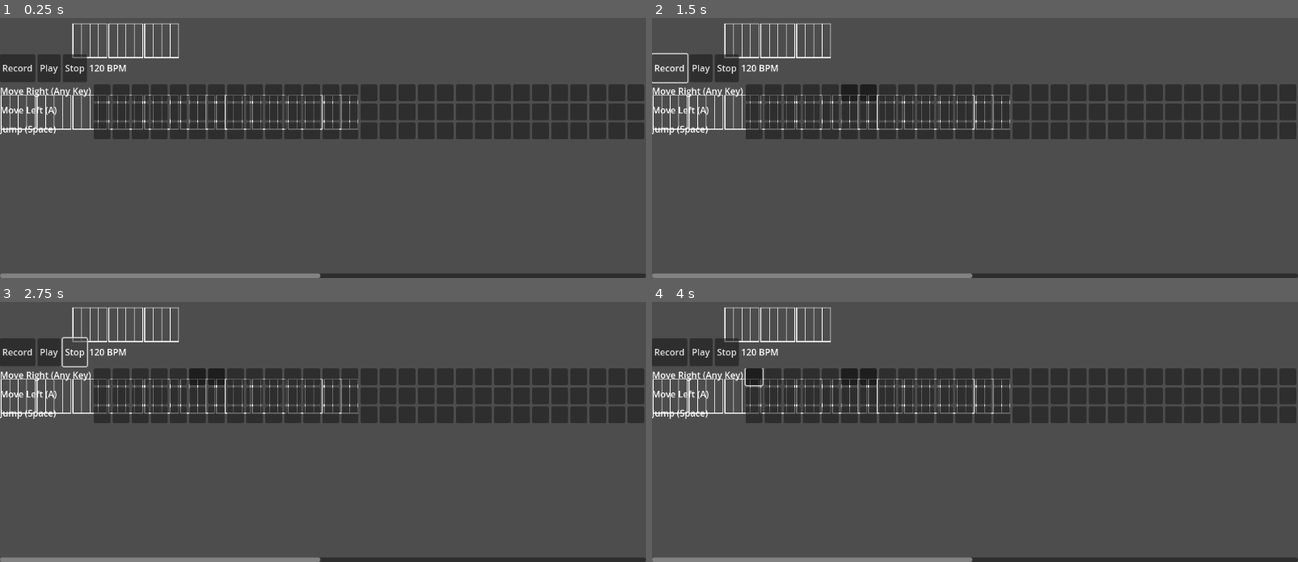
Above: before the commit, frames 1-4 (two rows, left to right).
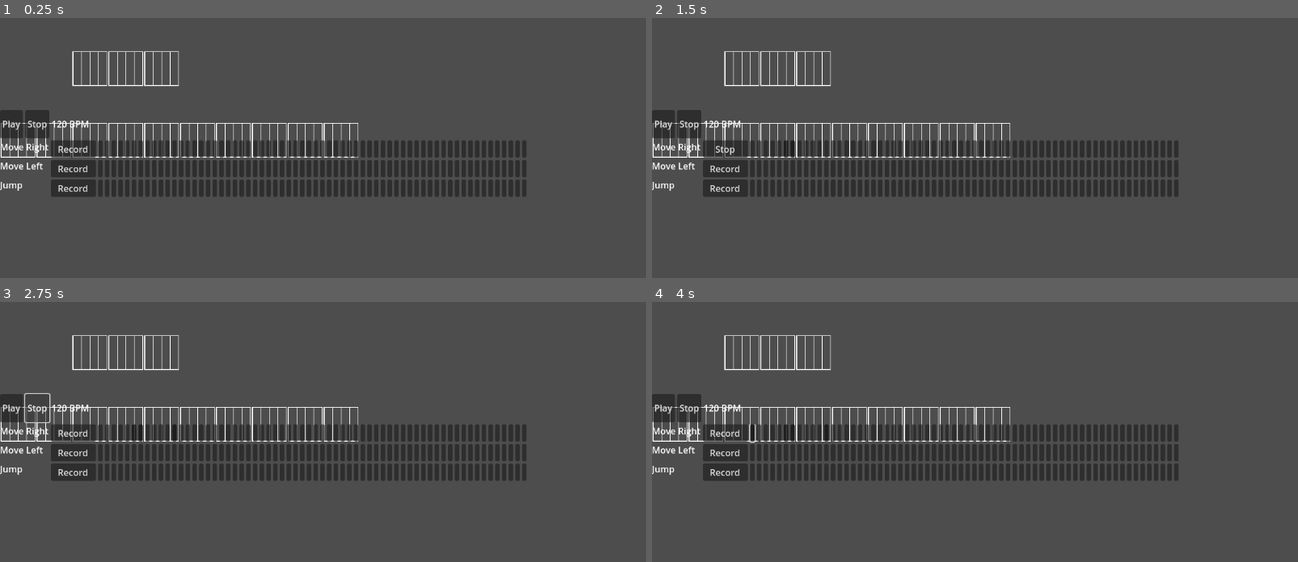
Above: after the commit, the same moments.

Repository: eac-nathan-price/gmtk2025-loop
Game: Godot game, scene res://main.tscn
Same seed, same stepped clock (60 frames per second), same inputs: the game is played once before the commit and once after it.
Inputs (mouse positions are in pixels of both pictures, inside the frame that each line leads up to):
- Up to frame 1 (0.25 s): no input
- Up to frame 2 (1.5 s): click "Record" at 0.5 s; click (684, 67) at 1.25 s, where only the run before the commit has a clickable "Stop Recording"
- Up to frame 3 (2.75 s): click "Stop" at 2 s
- Up to frame 4 (4 s): click (755, 377) at 2.77 s; click (755, 432) at 3.52 s

The runs differ from the first frame. In frame 1, 28% of the frame differs, in the area x 0-100%, y 1-100%; in frame 2, 28%; in frame 3, 28%; in frame 4, 28%.

Commit message:
timeline

Diff:
--- a/main.tscn
+++ b/main.tscn
@@ -46,7 +46,7 @@
 layout_mode = 1
 anchors_preset = 10
 anchor_right = 1.0
-offset_bottom = 400.0
+offset_bottom = 500.0
 stretch = true
 
 [node name="SubViewport" type="SubViewport" parent="TopHalf"]
@@ -87,15 +87,11 @@
 anchor_top = 1.0
 anchor_right = 1.0
 anchor_bottom = 1.0
-offset_top = -400.0
+offset_top = -300.0
 
 [node name="DAWHeader" type="HBoxContainer" parent="BottomHalf"]
 layout_mode = 2
 custom_minimum_size = Vector2(0, 50)
-
-[node name="RecordButton" type="Button" parent="BottomHalf/DAWHeader"]
-layout_mode = 2
-text = "Record"
 
 [node name="PlayButton" type="Button" parent="BottomHalf/DAWHeader"]
 layout_mode = 2
@@ -115,7 +111,7 @@
 
 [node name="TimelineGrid" type="GridContainer" parent="BottomHalf/TimelineContainer"]
 layout_mode = 2
-columns = 17
+columns = 65
 
 [node name="TrackLabels" type="VBoxContainer" parent="BottomHalf/TimelineContainer/TimelineGrid"]
 layout_mode = 2
@@ -123,17 +119,17 @@
 
 [node name="MoveRightLabel" type="Label" parent="BottomHalf/TimelineContainer/TimelineGrid/TrackLabels"]
 layout_mode = 2
-text = "Move Right (Any Key)"
+text = "Move Right"
 custom_minimum_size = Vector2(0, 30)
 
 [node name="MoveLeftLabel" type="Label" parent="BottomHalf/TimelineContainer/TimelineGrid/TrackLabels"]
 layout_mode = 2
-text = "Move Left (A)"
+text = "Move Left"
 custom_minimum_size = Vector2(0, 30)
 
 [node name="JumpLabel" type="Label" parent="BottomHalf/TimelineContainer/TimelineGrid/TrackLabels"]
 layout_mode = 2
-text = "Jump (Space)"
+text = "Jump"
 custom_minimum_size = Vector2(0, 30)
 
 [node name="TimelineTracks" type="VBoxContainer" parent="BottomHalf/TimelineContainer/TimelineGrid"]
@@ -144,12 +140,27 @@
 layout_mode = 2
 custom_minimum_size = Vector2(0, 30)
 
+[node name="RecordRightButton" type="Button" parent="BottomHalf/TimelineContainer/TimelineGrid/TimelineTracks/MoveRightTrack"]
+layout_mode = 2
+text = "Record"
+custom_minimum_size = Vector2(80, 30)
+
 [node name="MoveLeftTrack" type="HBoxContainer" parent="BottomHalf/TimelineContainer/TimelineGrid/TimelineTracks"]
 layout_mode = 2
 custom_minimum_size = Vector2(0, 30)
+
+[node name="RecordLeftButton" type="Button" parent="BottomHalf/TimelineContainer/TimelineGrid/TimelineTracks/MoveLeftTrack"]
+layout_mode = 2
+text = "Record"
+custom_minimum_size = Vector2(80, 30)
 
 [node name="JumpTrack" type="HBoxContainer" parent="BottomHalf/TimelineContainer/TimelineGrid/TimelineTracks"]
 layout_mode = 2
 custom_minimum_size = Vector2(0, 30)
 
+[node name="RecordJumpButton" type="Button" parent="BottomHalf/TimelineContainer/TimelineGrid/TimelineTracks/JumpTrack"]
+layout_mode = 2
+text = "Record"
+custom_minimum_size = Vector2(80, 30)
+
 [node name="ClickTrack" type="AudioStreamPlayer" parent="."]
--- a/scripts/main_controller.gd
+++ b/scripts/main_controller.gd
@@ -11,7 +11,6 @@
 var beat_time = 60.0 / bpm
 var sixteenth_note_time = beat_time / 4.0
 var current_time = 0.0
-var is_recording = false
 var is_playing = false
 var recording_start_time = 0.0
 var recording_elapsed_time = 0.0
@@ -23,6 +22,13 @@
 	"jump": []
 }
 
+# Recording state for each track
+var recording_tracks = {
+	"move_right": false,
+	"move_left": false,
+	"jump": false
+}
+
 # Input mapping - we'll use any key press for recording
 var input_map = {
 	"move_right": "ui_right",
@@ -31,11 +37,15 @@
 }
 
 # UI References
-@onready var record_button = $BottomHalf/DAWHeader/RecordButton
 @onready var play_button = $BottomHalf/DAWHeader/PlayButton
 @onready var stop_button = $BottomHalf/DAWHeader/StopButton
 @onready var bpm_display = $BottomHalf/DAWHeader/BPMDisplay
 @onready var click_track = $ClickTrack
+
+# Record buttons for each track
+@onready var record_right_button = $BottomHalf/TimelineContainer/TimelineGrid/TimelineTracks/MoveRightTrack/RecordRightButton
+@onready var record_left_button = $BottomHalf/TimelineContainer/TimelineGrid/TimelineTracks/MoveLeftTrack/RecordLeftButton
+@onready var record_jump_button = $BottomHalf/TimelineContainer/TimelineGrid/TimelineTracks/JumpTrack/RecordJumpButton
 
 # Character reference
 @onready var character = $TopHalf/SubViewport/GameWorld/CharacterBody2D
@@ -51,7 +61,9 @@
 			tracks[track_name].append(false)
 
 	# Setup UI
-	record_button.pressed.connect(_on_record_pressed)
+	record_right_button.pressed.connect(_on_record_right_pressed)
+	record_left_button.pressed.connect(_on_record_left_pressed)
+	record_jump_button.pressed.connect(_on_record_jump_pressed)
 	play_button.pressed.connect(_on_play_pressed)
 	stop_button.pressed.connect(_on_stop_pressed)
 
@@ -78,7 +90,7 @@
 
 		for i in range(total_sixteenth_notes):
 			var button = Button.new()
-			button.custom_minimum_size = Vector2(30, 30)
+			button.custom_minimum_size = Vector2(8, 25)  # Much narrower buttons
 			button.text = ""
 			button.toggle_mode = true
 			button.pressed.connect(_on_timeline_button_pressed.bind(track_name, i))
@@ -90,48 +102,89 @@
 	# The click track will be set up when needed during playback
 	pass
 
-func _on_record_pressed():
-	if not is_recording and not is_playing:
-		_start_recording()
-	elif is_recording:
-		_stop_recording()
+func _on_record_right_pressed():
+	if not is_playing:
+		if not recording_tracks["move_right"]:
+			_start_recording_track("move_right")
+		else:
+			_stop_recording_track("move_right")
+
+func _on_record_left_pressed():
+	if not is_playing:
+		if not recording_tracks["move_left"]:
+			_start_recording_track("move_left")
+		else:
+			_stop_recording_track("move_left")
+
+func _on_record_jump_pressed():
+	if not is_playing:
+		if not recording_tracks["jump"]:
+			_start_recording_track("jump")
+		else:
+			_stop_recording_track("jump")
 
 func _on_play_pressed():
-	if not is_recording and not is_playing:
+	# Check if any track is recording
+	var any_recording = false
+	for track_name in recording_tracks.keys():
+		if recording_tracks[track_name]:
+			any_recording = true
+			break
+
+	if not any_recording and not is_playing:
 		_start_playback()
 	elif is_playing:
 		_stop_playback()
 
 func _on_stop_pressed():
-	if is_recording:
-		_stop_recording()
+	# Stop all recording
+	for track_name in recording_tracks.keys():
+		if recording_tracks[track_name]:
+			_stop_recording_track(track_name)
 	if is_playing:
 		_stop_playback()
 
-func _start_recording():
-	is_recording = true
+func _start_recording_track(track_name):
+	recording_tracks[track_name] = true
 	recording_start_time = Time.get_ticks_msec() / 1000.0
 	recording_elapsed_time = 0.0
-	record_button.text = "Stop Recording"
-	play_button.disabled = true
-
-	# Clear previous recording
-	for track_name in tracks.keys():
-		for i in range(total_sixteenth_notes):
-			tracks[track_name][i] = false
-			timeline_buttons[track_name][i].button_pressed = false
-			timeline_buttons[track_name][i].modulate = Color.WHITE
-
-func _stop_recording():
-	is_recording = false
-	record_button.text = "Record"
-	play_button.disabled = false
+
+	# Update button text
+	match track_name:
+		"move_right":
+			record_right_button.text = "Stop"
+		"move_left":
+			record_left_button.text = "Stop"
+		"jump":
+			record_jump_button.text = "Stop"
+
+	# Clear previous recording for this track
+	for i in range(total_sixteenth_notes):
+		tracks[track_name][i] = false
+		timeline_buttons[track_name][i].button_pressed = false
+		timeline_buttons[track_name][i].modulate = Color.WHITE
+
+func _stop_recording_track(track_name):
+	recording_tracks[track_name] = false
+
+	# Update button text
+	match track_name:
+		"move_right":
+			record_right_button.text = "Record"
+		"move_left":
+			record_left_button.text = "Record"
+		"jump":
+			record_jump_button.text = "Record"
 
 func _start_playback():
 	is_playing = true
 	current_time = 0.0
 	play_button.text = "Stop Playback"
-	record_button.disabled = true
+
+	# Disable all record buttons
+	record_right_button.disabled = true
+	record_left_button.disabled = true
+	record_jump_button.disabled = true
 
 	# Reset character position
 	character.position = Vector2(576, 200)
@@ -140,14 +193,32 @@
 	is_playing = false
 	current_time = 0.0
 	play_button.text = "Play"
-	record_button.disabled = false
+
+	# Enable all record buttons
+	record_right_button.disabled = false
+	record_left_button.disabled = false
+	record_jump_button.disabled = false
 
 func _on_timeline_button_pressed(track_name, index):
-	if not is_recording:
+	# Check if any track is recording
+	var any_recording = false
+	for track_name_check in recording_tracks.keys():
+		if recording_tracks[track_name_check]:
+			any_recording = true
+			break
+
+	if not any_recording:
 		tracks[track_name][index] = timeline_buttons[track_name][index].button_pressed
 
 func _process(delta):
-	if is_recording:
+	# Check if any track is recording
+	var any_recording = false
+	for track_name in recording_tracks.keys():
+		if recording_tracks[track_name]:
+			any_recording = true
+			break
+
+	if any_recording:
 		_process_recording(delta)
 	elif is_playing:
 		_process_playback(delta)
@@ -158,10 +229,12 @@
 
 	# Check for ANY key press during current sixteenth note
 	if Input.is_anything_pressed():
-		# Record on the move_right track for any key press
-		tracks["move_right"][current_sixteenth] = true
-		timeline_buttons["move_right"][current_sixteenth].button_pressed = true
-		timeline_buttons["move_right"][current_sixteenth].modulate = Color.GREEN
+		# Record on all currently recording tracks
+		for track_name in recording_tracks.keys():
+			if recording_tracks[track_name]:
+				tracks[track_name][current_sixteenth] = true
+				timeline_buttons[track_name][current_sixteenth].button_pressed = true
+				timeline_buttons[track_name][current_sixteenth].modulate = Color.GREEN
 
 func _process_playback(delta):
 	current_time += delta
